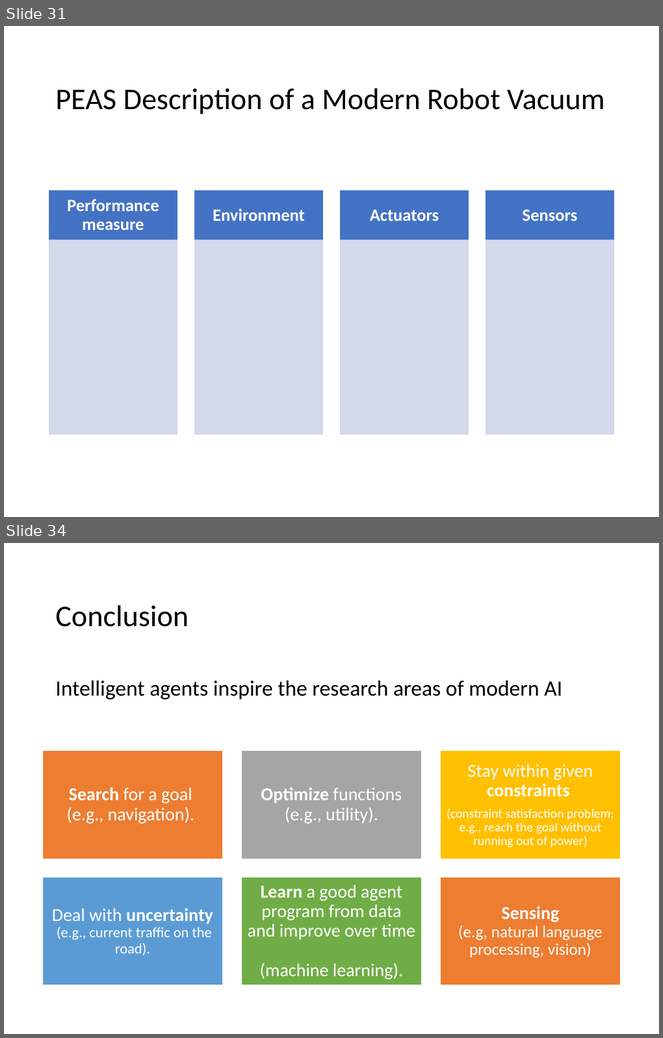
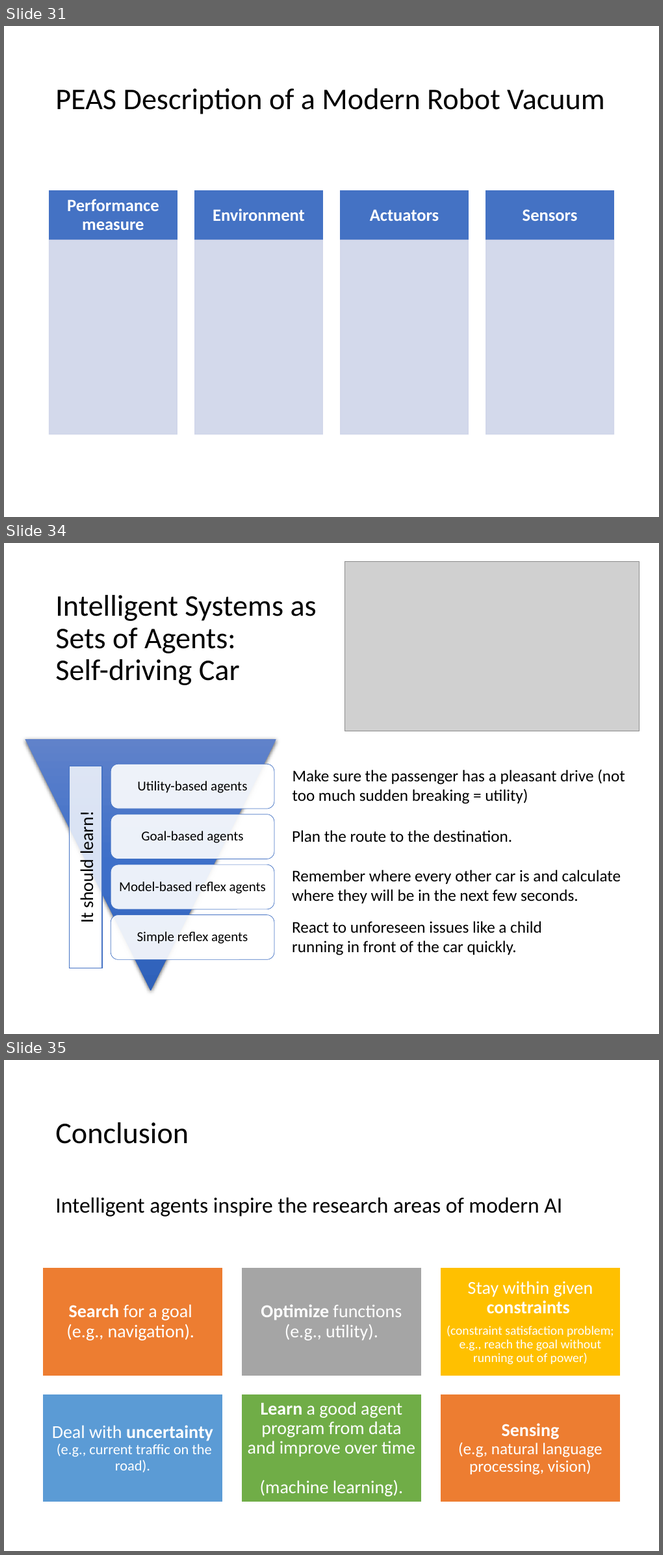
Before and after one commit to mhahsler/CS7320-AI, a slide deck: slides/02_agents.pptx. Shown one above the other, each under a label of ours: slides 31 and 34 before the commit, slides 31, 34 and 35 after it; the slides between them are not shown. The pictures are 663x1038 and 663x1555 pixels, drawn with LibreOffice and Linux fonts; fonts in the diff are those of the drawing; grey boxes stand for pictures. Boxes give left, top, right and bottom in pixels: in the first picture for what was removed or moved away, otherwise in the second. Text is boxed around its words. In the diff, an @@ line names an element or a change of style, - is before the commit and + after.

Commit message:
added intelligent system slide.

```diff
--- a/slides/02_agents.pptx
+++ b/slides/02_agents.pptx
@@ slide 34 added at <box>4,543,659,1034</box>, background #FFFFFF @@
@@ picture added at <box>345,561,640,731</box> @@
@@ title added at <box>55,595,317,685</box>, 33 pt, text #000000 @@
+Intelligent Systems as
+Sets of Agents:
+Self-driving Car
@@ rectangle added at <box>70,767,102,968</box>, fill #FFFFFF at 80% opacity, outline #4472C4 1 pt, 20 pt, text #000000 @@
+It should learn!
@@ text added at <box>293,769,625,804</box>, 18 pt, text #000000 @@
+Make sure the passenger has a pleasant drive (not too much sudden breaking = utility)
@@ text added at <box>292,830,512,843</box>, 18 pt, text #000000 @@
+Plan the route to the destination.
@@ text added at <box>292,870,621,904</box>, 18 pt, text #000000 @@
+Remember where every other car is and calculate where they will be in the next few seconds.
@@ group added at <box>25,739,276,990</box>: 4 rounded rectangles, 4 texts, 1 triangle @@
+Utility-based agents
+Goal-based agents
+Model-based reflex agents
+Simple reflex agents
@@ text added at <box>292,921,542,956</box>, 18 pt, text #000000 @@
+React to unforeseen issues like a child running in front of the car quickly.
@@ what was slide 34 is now slide 35 @@
```
Also in this commit, not shown: 5 slides changed, 1 other file.
